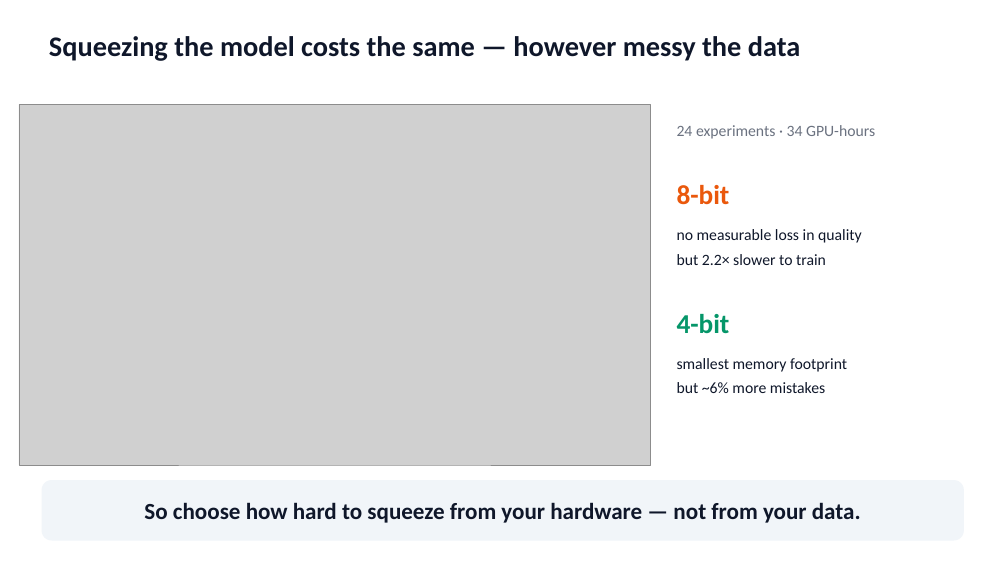
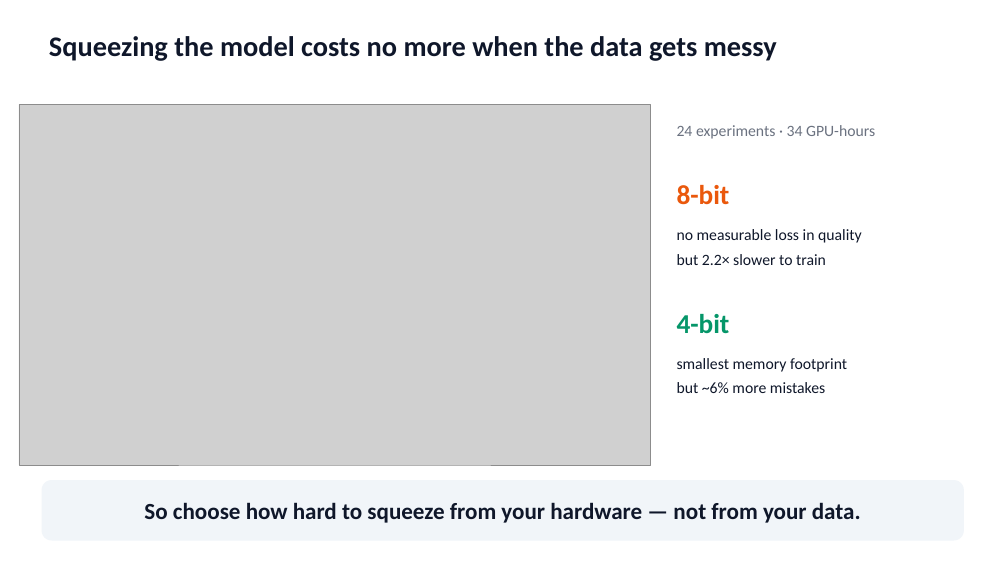
Before and after one commit to hufs0529/peft_fl_STEM_placement, a slide deck: slide 2 of reports/slides/Week6_3MT_slides.pptx. Drawn at 1008x567 pixels with LibreOffice and Linux fonts; fonts in the diff are those of the drawing; grey boxes stand for pictures. Boxes give left, top, right and bottom in pixels: in the first picture for what was removed or moved away, otherwise in the second. Text is boxed around its words. In the diff, an @@ line names an element or a change of style, - is before the commit and + after.

```diff
--- a/reports/slides/Week6_3MT_slides.pptx
+++ b/reports/slides/Week6_3MT_slides.pptx
@@ text at <box>49,36,777,61</box>: text changed @@
-Squeezing the model costs the same — however messy the data
+Squeezing the model costs no more when the data gets messy
```
Also in this commit, not shown: 2 other files.
